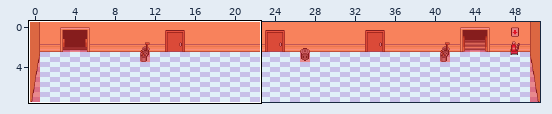
An edit to a level. Tiled map (JSON), maps/floor1.json. The picture above shows the old version from afar; the outline marks the close-up.
Close-up. Before the edit:
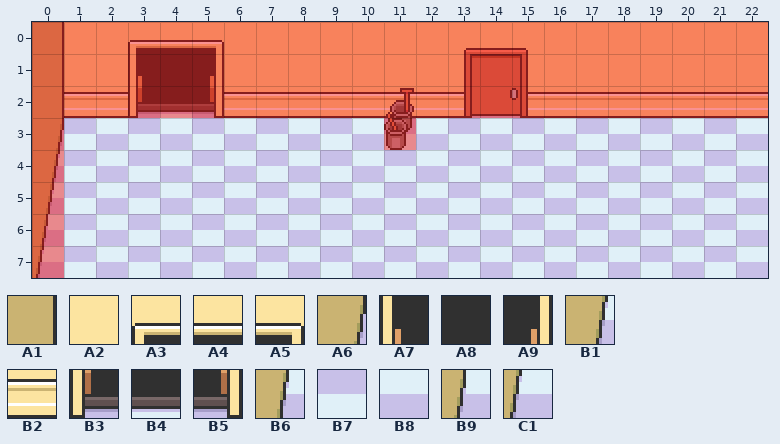
Cells are 16x16 px. Shown: x 0..22, y 0..7.
Key: from "layer0": A1 0, A2 2, A3 10, A4 11, A5 12, A6 30, A7 43, A8 44, A9 45, B1 60, B2 62, B3 73, B4 74, B5 75, B6 90, B7 92, B8 93, B9 120, C1 150.
__ is an empty cell.
Layers that did not change in this view are not listed.
Layer "layer0" before, first column x 0:
0 A1 A2 A2 A3 A4 A5 A2 A2
1 A1 A2 A2 A7 A8 A9 A2 A2
2 A1 B2 B2 B3 B4 B5 B2 B2
3 A6 B7 B8 B7 B8 B7 B8 B7
4 B1 B7 B8 B7 B8 B7 B8 B7
5 B6 B7 B8 B7 B8 B7 B8 B7
6 B9 B7 B8 B7 B8 B7 B8 B7
7 C1 B7 B8 B7 B8 B7 B8 B7
After the commit:
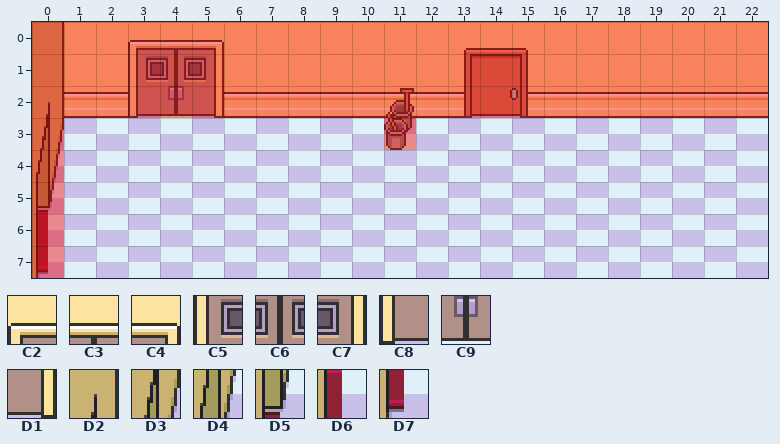
Further tiles: from "layer0": C2 103, C3 104, C4 105, C5 133, C6 134, C7 135, C8 163, C9 164, D1 165, D2 210, D3 240, D4 270, D5 300, D6 330, D7 360.
What changed:
Changed rows in their new state; .. is an unchanged cell.
Layer "layer0":
first column x 0:
0 .. .. .. C2 C3 C4
1 .. .. .. C5 C6 C7
2 D2 .. .. C8 C9 D1
3 D3 .. .. .. .. ..
4 D4 .. .. .. .. ..
5 D5 .. .. .. .. ..
6 D6 .. .. .. .. ..
7 D7 .. .. .. .. ..
Boxes around the changes in both close-ups, in picture pixels (x1, y1, x2, y2):
changed: (138, 50, 214, 116)
changed: (36, 102, 52, 274)
